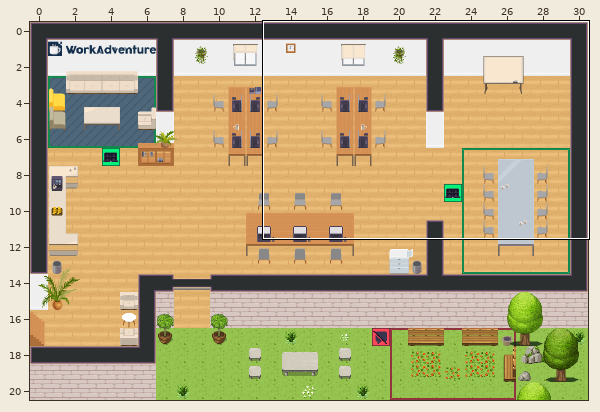
Two versions of a level (Tiled map (JSON), map.tmj). The first picture is a wide view before the edit; the outline marks the close-up.
Close-up. Before the commit:
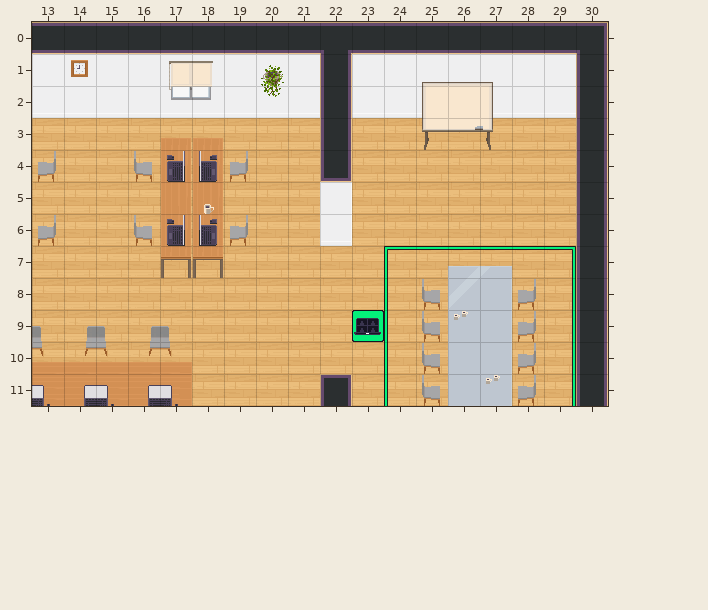
Cells are 32x32 px. Shown: x 13..30, y 0..11. The commit also changed other parts of the map, which this record leaves out.
After:
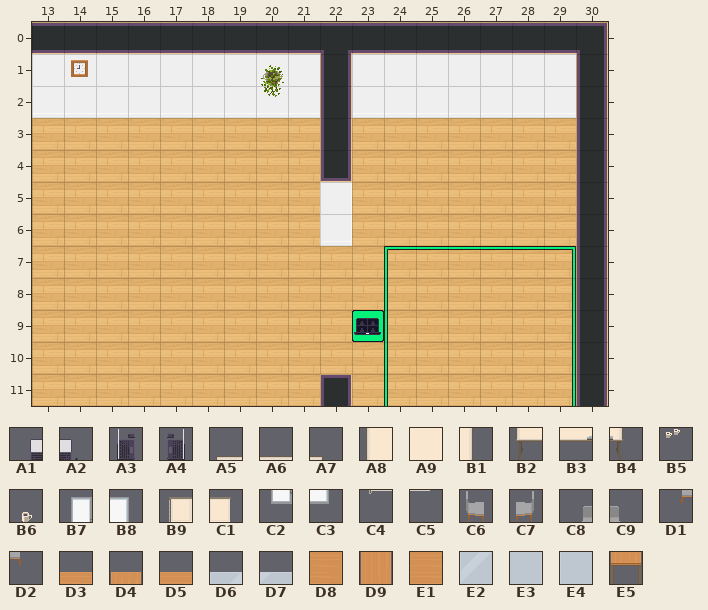
Key: from "WA_Miscellaneous": A1 2, A2 3, A3 24, A4 25, A5 33, A6 34, A7 35, A8 43, A9 44, B1 45, B2 53, B3 54, B4 55, B5 58, B6 59; from "WA_Room_Builder": B7 775, B8 776, B9 777, C1 778, C2 800, C3 801, C4 802, C5 803; from "WA_Seats": C6 119, C7 120, C8 121, C9 122, D1 134, D2 135; from "WA_Tables": D3 1, D4 2, D5 3, D6 5, D7 6, D8 11, D9 12, E1 13, E2 15, E3 17, E4 17 flipped left-right, E5 22.
__ is an empty cell.
What changed:
Layer "furniture/furniture1" (removed):
y 11: x 13..17 E1 E1 E1 E1 D8 -> __ __ __ __ __
Layer "furniture/furniture2" (removed):
y 1: x 17..18 B7 B8 -> __ __; x 25..27 A5 A6 A7 -> __ __ __
y 2: x 17..18 C2 C3 -> __ __; x 25..27 A8 A9 B1 -> __ __ __
y 3: x 25..27 B2 B3 B4 -> __ __ __
y 4: x 13 C7 -> __; x 16..19 C6 D9 D9 C7 -> __ __ __ __
y 5: x 17..18 D9 D9 -> __ __
y 6: x 13 C7 -> __; x 16..19 C6 D9 D9 C7 -> __ __ __ __
y 7: x 17..18 E5 E5 -> __ __
y 8: x 25..28 C6 E2 E3 C7 -> __ __ __ __
y 9: x 13..17 C9 C8 C9 C8 C9 -> __ __ __ __ __; x 25..28 C6 E4 E3 C7 -> __ __ __ __
y 10: x 13..17 D2 D1 D2 D1 D2 -> __ __ __ __ __; x 25..28 C6 E4 E3 C7 -> __ __ __ __
y 11: x 25..28 C6 E4 E3 C7 -> __ __ __ __
Layer "furniture/furniture3" (removed):
y 1: x 17..18 B9 C1 -> __ __
y 2: x 17..18 C4 C5 -> __ __
y 4: x 17..18 A4 A3 -> __ __
y 5: x 18 B6 -> __
y 6: x 17..18 A4 A3 -> __ __
y 9: x 26 B5 -> __
y 11: x 13..17 A2 A1 A2 A1 A2 -> __ __ __ __ __; x 27 B5 -> __
Layer "above/above1" (removed):
y 3: x 17..18 D4 D4 -> __ __
y 7: x 26..27 D6 D7 -> __ __
y 10: x 13..17 D5 D5 D5 D5 D3 -> __ __ __ __ __
Boxes around the changes in both close-ups, in picture pixels (x1, y1, x2, y2):
removed: (134, 61, 248, 278)
removed: (422, 82, 493, 150)
removed: (38, 151, 56, 182)
removed: (38, 215, 56, 246)
removed: (422, 266, 536, 406)
removed: (32, 326, 192, 406)
